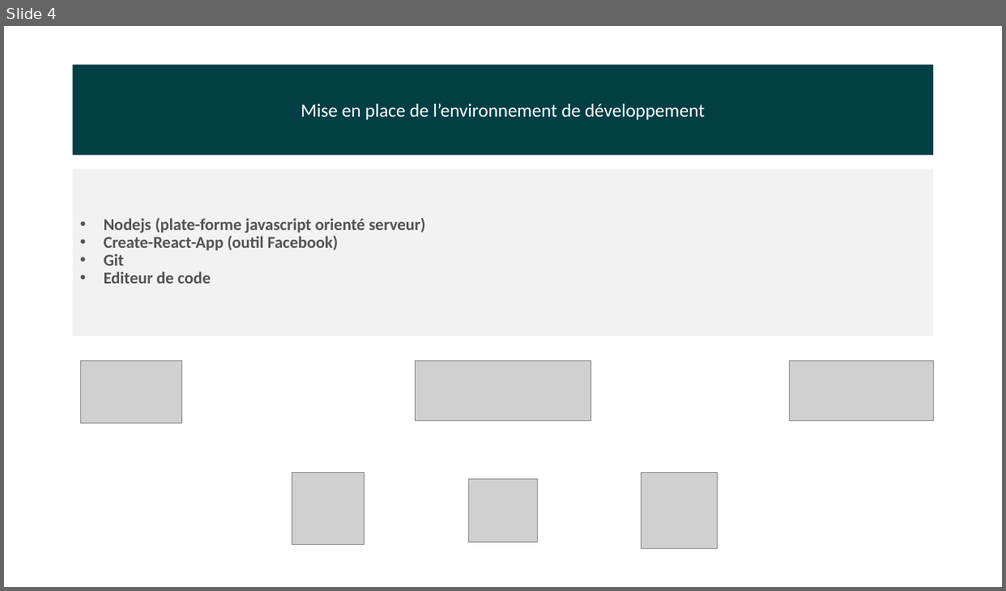
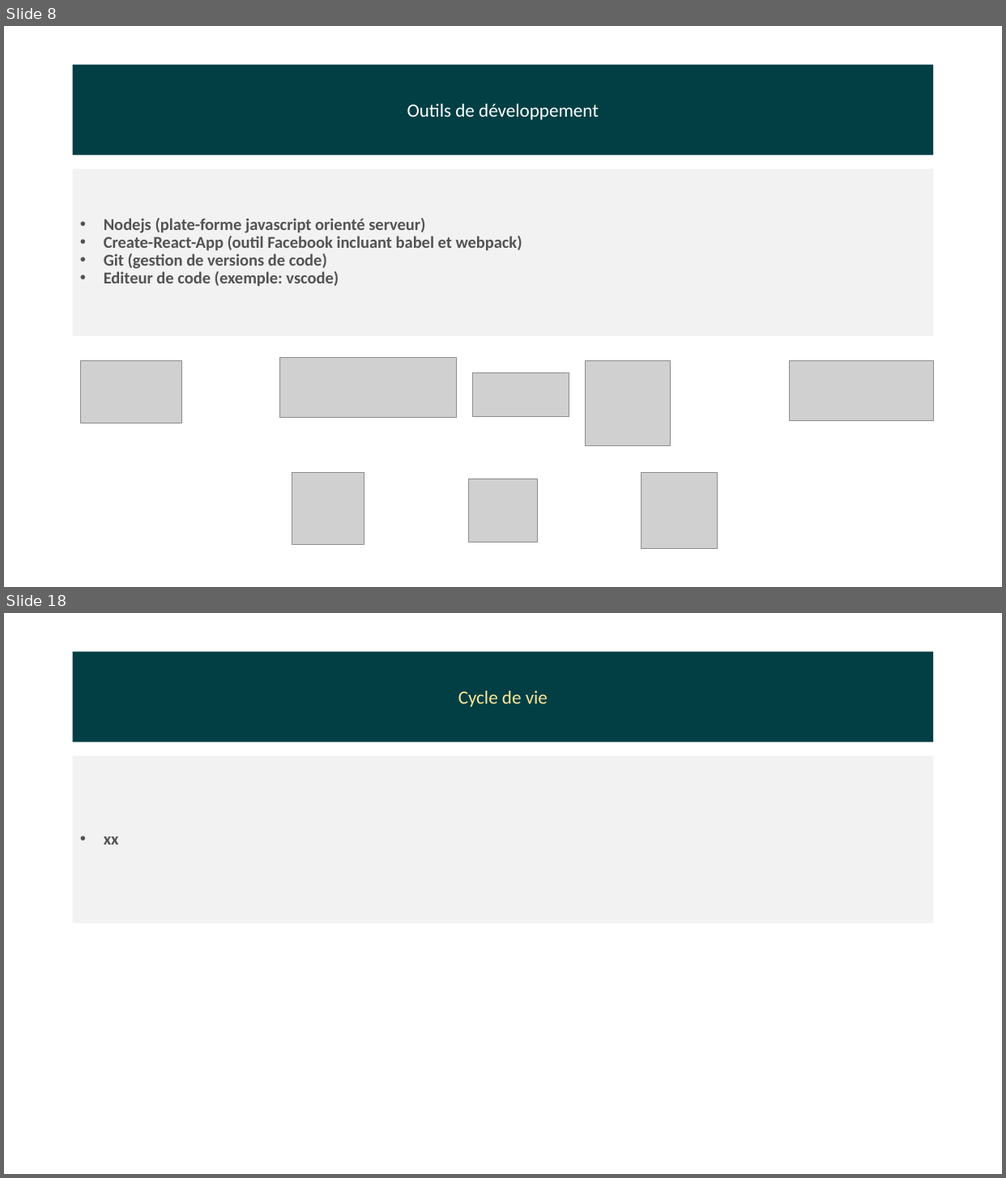
Before and after one commit to coumarane/react-typescript-starter, a slide deck: Initiation à Reactjs.pptx. Shown one above the other, each under a label of ours: slide 4 before the commit, slides 8 and 18 after it; the slides between them are not shown. The pictures are 1006x591 and 1006x1178 pixels, drawn with LibreOffice and Linux fonts; fonts in the diff are those of the drawing; grey boxes stand for pictures. Boxes give left, top, right and bottom in pixels: in the first picture for what was removed or moved away, otherwise in the second. Text is boxed around its words. In the diff, an @@ line names an element or a change of style, - is before the commit and + after.

```diff
--- a/Initiation à Reactjs.pptx
+++ b/Initiation à Reactjs.pptx
@@ slide 18 added at [4,613,1002,1174], background #FFFFFF @@
@@ rectangle added at [73,652,934,743], fill #013F45, 18 pt, text #FFE699 @@
+Cycle de vie
@@ rectangle added at [73,756,934,924], fill #F2F2F2, 16 pt, text #525252, bold @@
+• xx
@@ what was slide 4 is now slide 8 @@
@@ slide 8 changed as well @@
@@ text in rectangle at [407,104,599,120]: text changed @@
-Mise en place de l’environnement de développement
+Outils de développement
@@ text in rectangle at [104,236,522,286]: text changed @@
-• Create-React-App (outil Facebook)
-• Git
-• Editeur de code
+• Create-React-App (outil Facebook incluant babel et webpack)
+• Git (gestion de versions de code)
+• Editeur de code (exemple: vscode)
@@ picture: place and size @@
-picture at [415,361,592,421]
+picture at [279,357,456,417]
@@ picture added at [585,361,671,446] @@
@@ picture added at [473,373,569,416] @@
```
Also in this commit, not shown: 2 other slides changed, 15 other slides added, 1 slide removed.
